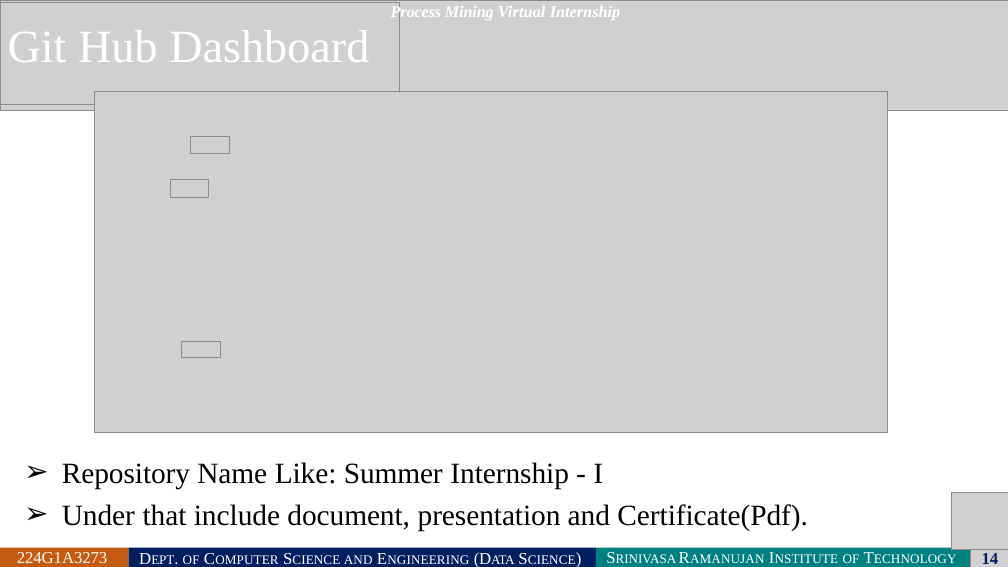
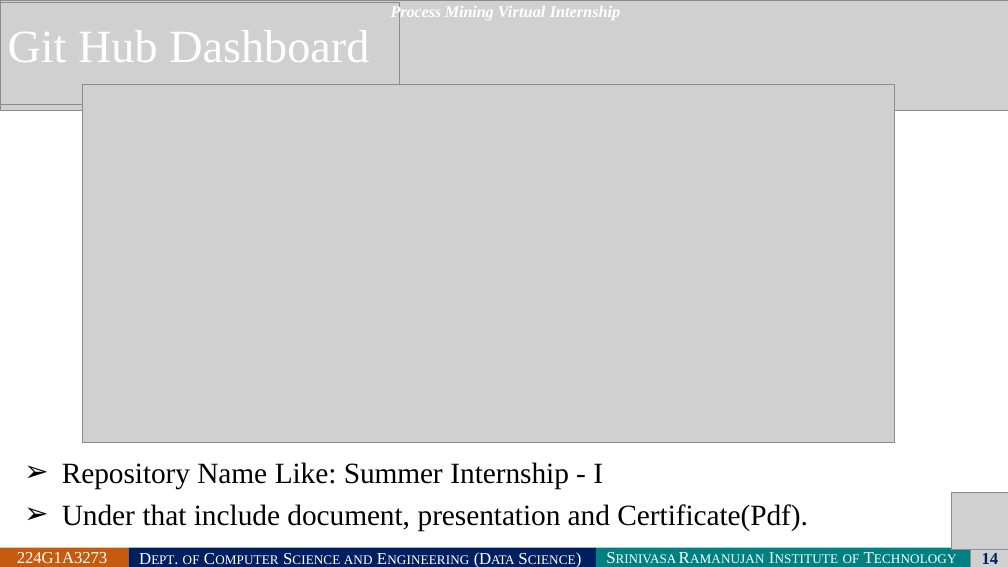
Before and after one commit to kattubadipushparekha/Summer-Internship1, a slide deck: slide 14 of Internship Presentation Template.pptx. Drawn at 1008x567 pixels with LibreOffice and Linux fonts; fonts in the diff are those of the drawing; grey boxes stand for pictures. Boxes give left, top, right and bottom in pixels: in the first picture for what was removed or moved away, otherwise in the second. Text is boxed around its words. In the diff, an @@ line names an element or a change of style, - is before the commit and + after.

```diff
--- a/Internship Presentation Template.pptx
+++ b/Internship Presentation Template.pptx
@@ picture: place and size @@
-picture at box(95, 91, 888, 433)
+picture at box(82, 85, 895, 443)
@@ picture removed at box(191, 137, 229, 153) @@
@@ picture removed at box(170, 179, 209, 197) @@
@@ picture removed at box(181, 341, 220, 357) @@
```
Also in this commit, not shown: 2 other slides changed.
